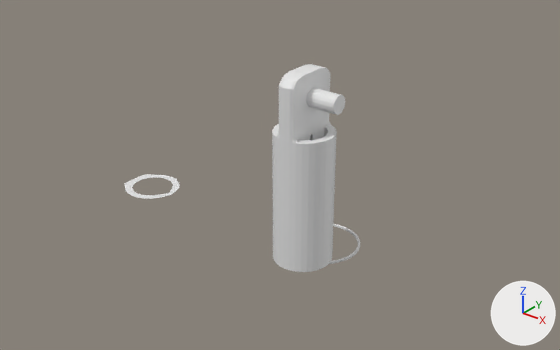
What one commit did to the Blender file robot-parts/robot-parts.blend.
Camera for both pictures: a 50 mm camera at (198.0, -266.0, 205.0) aimed at (8.0, -28.0, 58.0). The lights are fixed; the arrows at lower right show +X, +Y and +Z.

The scene before the commit, as lines of its bpy script (objects in view):
```python
me_4wayelbowpyramid_001 = bpy.data.meshes.new('4WayElbowPyramid.001')
me_4wayelbowpyramid_001.from_pydata(...)  # 48 vertices, 47 faces; spans x -43.8..-13.6, y -28.6..0.7, z 15.4
me_circle = bpy.data.meshes.new('Circle')
me_circle.from_pydata(...)  # 272 vertices, 273 faces; spans x -1.36..1.36, y -1.36..1.36, z 0.0..8.87
me_cylinder = bpy.data.meshes.new('Cylinder')
me_cylinder.from_pydata(...)  # a 16-sided cylinder along z spanning x -1.0..1.0, y -1.0..1.0, z -1.0..1.0
me_gear = bpy.data.meshes.new('Gear')
me_gear.from_pydata(...)  # 5830 vertices, 5830 faces; spans x -20.3..20.1, y -4.5..35.8, z 0.0..1.0
ob_4wayelbowpyramid_001 = bpy.data.objects.new('4WayElbowPyramid.001', me_4wayelbowpyramid_001)
ob_4wayelbowpyramid_001.location = (-62.9, 0.0, 0.0)
ob_elbow_hole = bpy.data.objects.new('elbow-hole', me_cylinder)
ob_elbow_hole.location = (9.9, 0.0, 84.5)
ob_elbow_hole.rotation_euler = (0.0, 1.571, 0.0)  # degrees (0, 90, 0)
ob_elbow_hole.scale = (4.5, 4.5, 9.11)
ob_gear = bpy.data.objects.new('Gear', me_gear)
ob_gear.location = (0.0, 0.0, 0.0)
ob_joint_m = bpy.data.objects.new('joint-m', me_circle)
ob_joint_m.location = (0.0, 0.0, 0.0)
ob_joint_m.scale = (10.9, 10.9, 10.9)
```
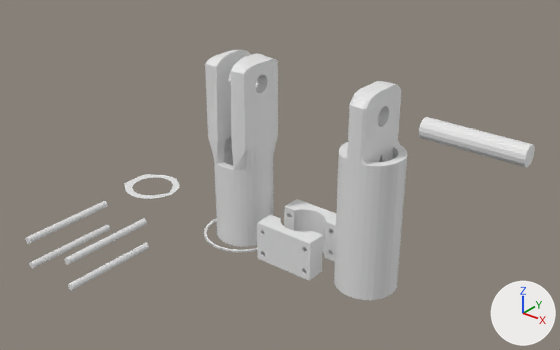
Commit message: autosync robot parts arm

What differs and where, as boxes (x1, y1, x2, y2) in the pictures (560 x 350 px):
'joint-m', moved: before (272, 64, 337, 272); after (334, 81, 407, 300)
'joint-f', added: after (205, 50, 278, 247)
'motor-mount-1', added: after (257, 199, 336, 281)
'elbow-hole', moved, rescaled: before (306, 88, 345, 115); after (419, 117, 535, 168)
'bolts', added: after (25, 201, 149, 290)
'Gear', moved: before (329, 224, 360, 264); after (204, 218, 257, 252)

Patch to the scene script:
```diff
--- a/robot-parts/robot-parts.blend.py
+++ b/robot-parts/robot-parts.blend.py
@@ me_circle_002 @@
+me_circle_002.from_pydata(...)  # 320 vertices, 318 faces; spans x -1.36..1.36, y -1.36..1.36, z 0.0..8.88
@@ me_circle_001 @@
+me_circle_001.from_pydata(...)  # 624 vertices, 380 faces; spans x -1.46..1.46, y -1.45..1.45, z 0.0..1.86
@@ me_cylinder_001 @@
+me_cylinder_001.from_pydata(...)  # a 32-sided cylinder along z spanning x -1.0..1.0, y -1.0..1.0, z -1.0..1.0; a 32-sided cylinder along z spanning x -1.0..1.0, y 7.3..9.3, z -1.0..1.0; a 32-sided cylinder along z spanning x 16.7..18.7, y -1.0..1.0, z -1.0..1.0; a 32-sided cylinder along z spanning x 16.7..18.7, y 7.3..9.3, z -1.0..1.0
@@ ob_elbow_hole @@
 ob_elbow_hole = bpy.data.objects.new('elbow-hole', me_cylinder)
-ob_elbow_hole.location = (9.9, 0.0, 84.5)
+ob_elbow_hole.location = (83.1, 0.0, 84.5)
 ob_elbow_hole.rotation_euler = (0.0, 1.571, 0.0)  # degrees (0, 90, 0)
-ob_elbow_hole.scale = (4.5, 4.5, 9.11)
+ob_elbow_hole.scale = (4.5, 4.5, 22.4)
@@ ob_joint_m @@
 ob_joint_m = bpy.data.objects.new('joint-m', me_circle)
-ob_joint_m.location = (0.0, 0.0, 0.0)
+ob_joint_m.location = (37.3, 0.0, 0.0)
 ob_joint_m.scale = (10.9, 10.9, 10.9)
@@ ob_gear @@
 ob_gear = bpy.data.objects.new('Gear', me_gear)
-ob_gear.location = (0.0, 0.0, 0.0)
+ob_gear.location = (-38.5, -16.8, 0.0)
@@ ob_joint_f @@
+ob_joint_f = bpy.data.objects.new('joint-f', me_circle_002)
+ob_joint_f.location = (-37.6, 0.0, 0.0)
+ob_joint_f.scale = (10.9, 10.9, 10.9)
@@ ob_motor_mount_1 @@
+ob_motor_mount_1 = bpy.data.objects.new('motor-mount-1', me_circle_001)
+ob_motor_mount_1.location = (0.0, 0.0, 0.0)
+ob_motor_mount_1.scale = (10.9, 10.9, 10.9)
@@ ob_bolts @@
+ob_bolts = bpy.data.objects.new('bolts', me_cylinder_001)
+ob_bolts.location = (-54.0, -95.4, 42.4)
+ob_bolts.rotation_euler = (-1.571, 0.0, 0.0)  # degrees (-90, 0, 0)
+ob_bolts.scale = (1.45, 1.45, 20.4)
```
